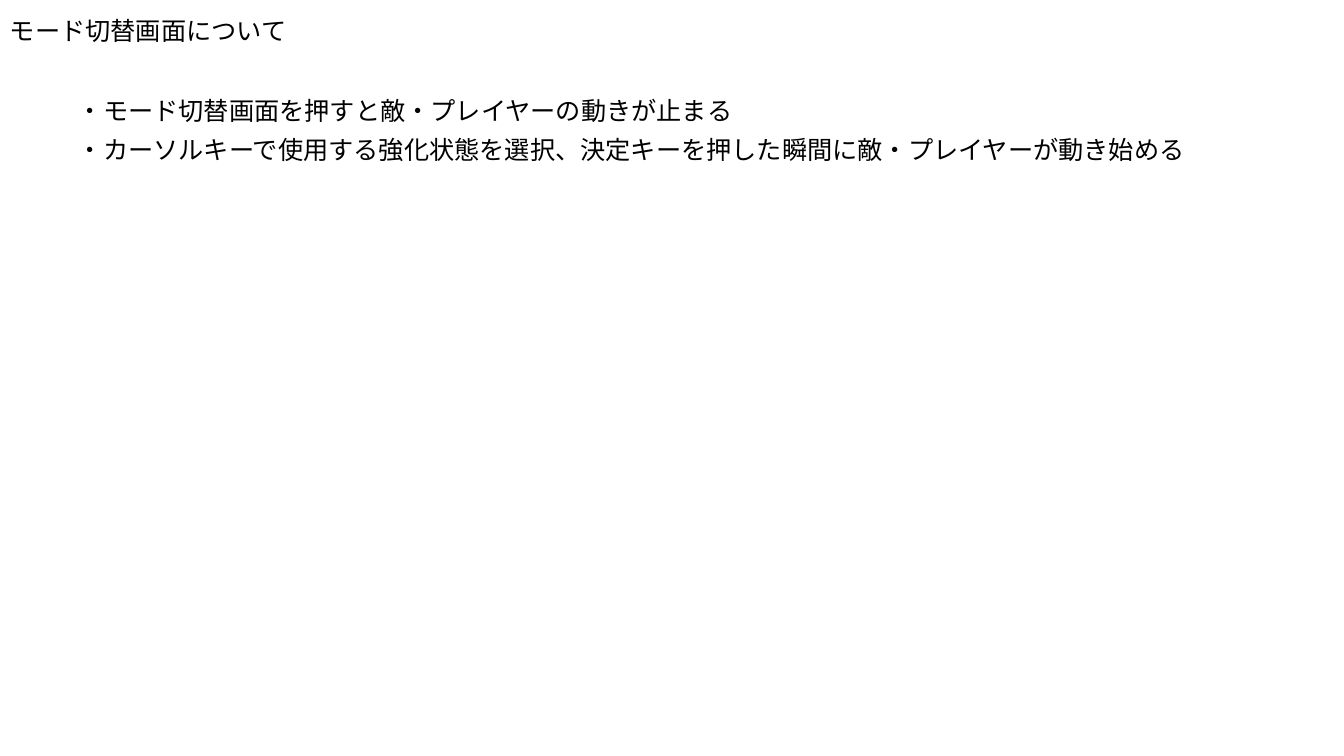
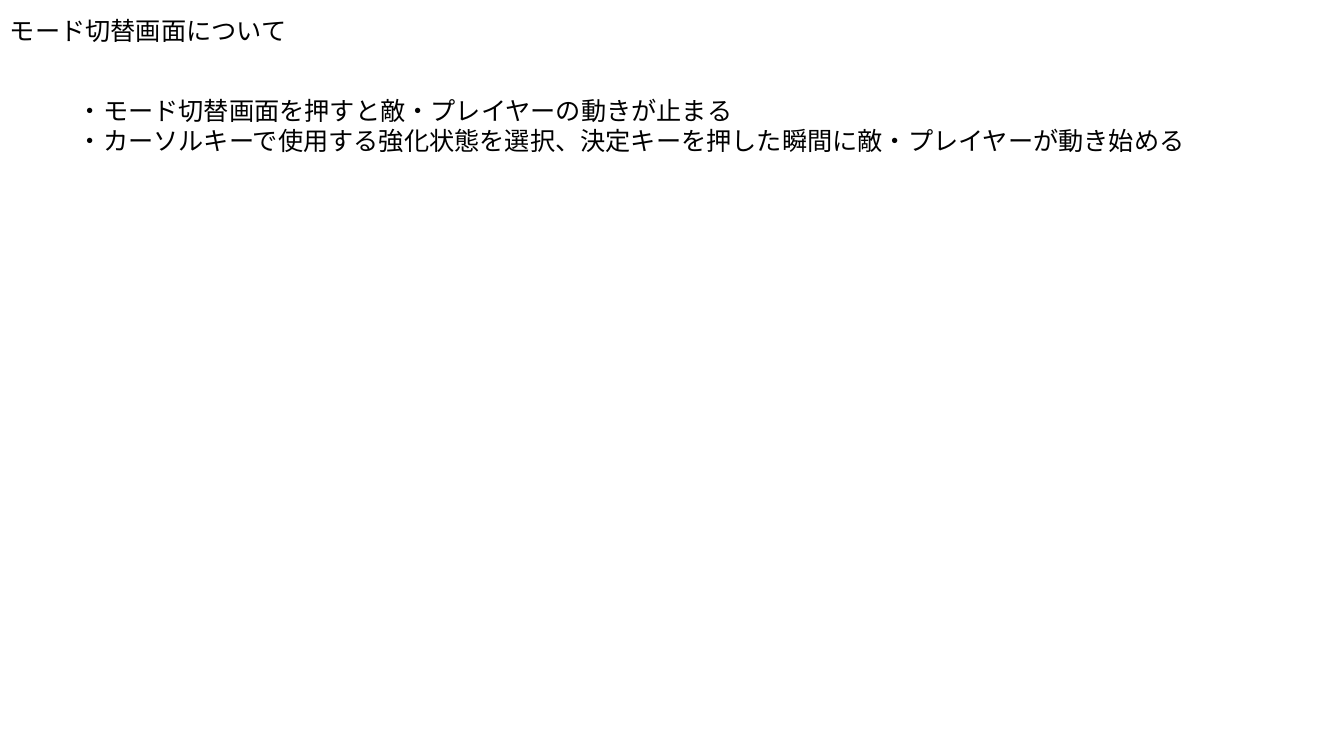
Before and after one commit to Akiyoshi-2/GameProbuctionPractice1, a slide deck: slide 3 of 仕様書/ゲームルール.pptx. Drawn at 1344x756 pixels with LibreOffice and Linux fonts; fonts in the diff are those of the drawing. Boxes give left, top, right and bottom in pixels: in the first picture for what was removed or moved away, otherwise in the second. Text is boxed around its words. In the diff, an @@ line names an element or a change of style, - is before the commit and + after.

```diff
--- a/仕様書/ゲームルール.pptx
+++ b/仕様書/ゲームルール.pptx
@@ text at bbox=[78, 128, 1184, 152]: paragraph added @@
+・カーソルキーで使用する強化状態を選択、決定キーを押した瞬間に敵・プレイヤーが動き始める
@@ text removed at bbox=[78, 137, 1184, 161] @@
-・カーソルキーで使用する強化状態を選択、決定キーを押した瞬間に敵・プレイヤーが動き始める
```
Also in this commit, not shown: 1 other slide changed, 1 other file.
